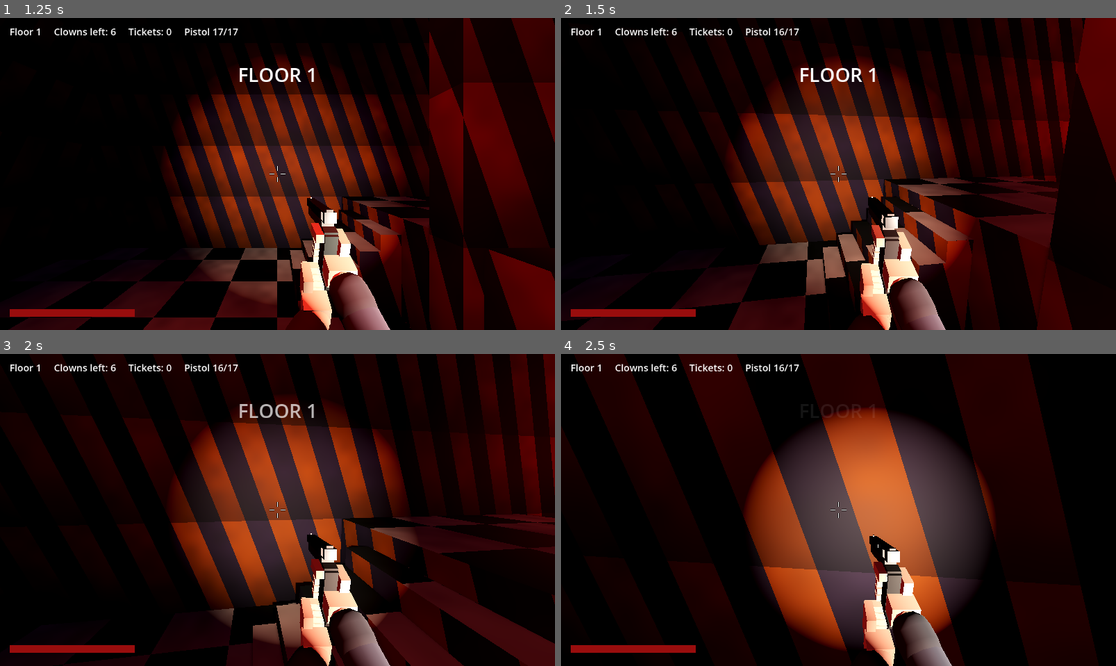
Above: before the commit, frames 1-4 (two rows, left to right).
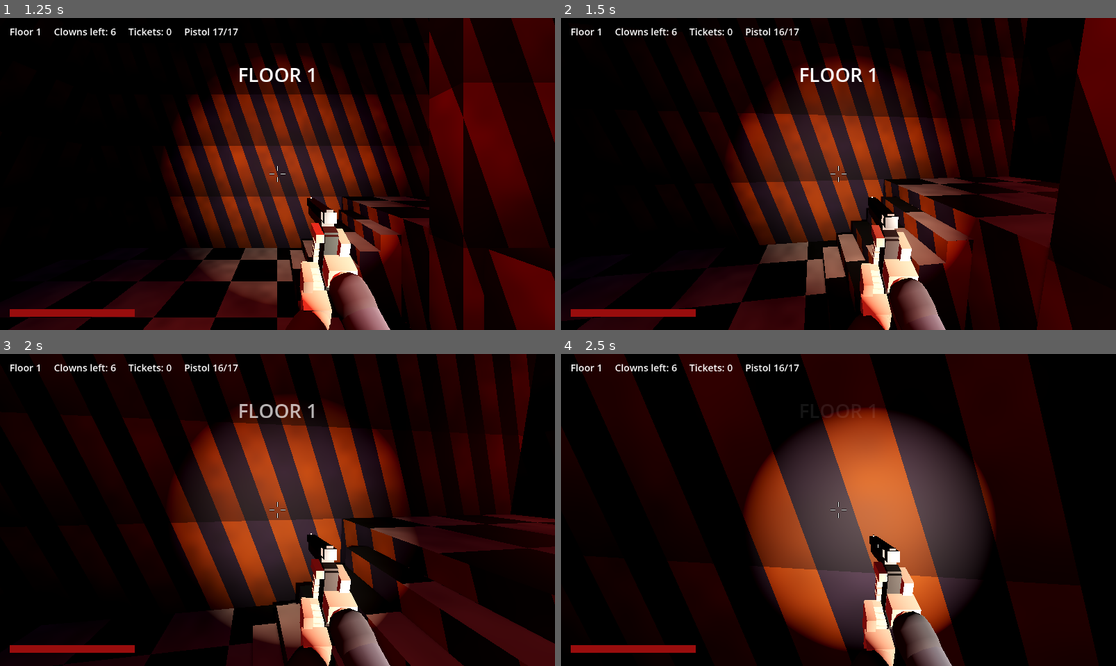
Above: after the commit, the same moments.

Repository: Accof/Jest-In-Pieces
Game: Godot game, scene res://scenes/game.tscn
Same seed, same stepped clock (60 frames per second), same inputs: the game is played once before the commit and once after it.
Inputs (mouse positions are in pixels of both pictures, inside the frame that each line leads up to):
- Up to frame 1 (1.25 s): click "START RUN [Enter]" at 0.5 s
- Up to frame 2 (1.5 s): tap Enter at 1.25, 1.35 s; move the mouse to (866, 174) at 1.27 s; hold W from 1.28 s (still down); click (866, 174) at 1.42 s
- Up to frame 3 (2 s): keep holding W; tap Space at 1.52 s
- Up to frame 4 (2.5 s): keep holding W; move the mouse to (810, 510) at 2.02 s; tap Keypad Enter at 2.1 s; tap Space at 2.27 s

Frame 1 is identical in both runs. In frame 2, 3.1% of the frame differs, in the area x 80-95%, y 0-53%; in frame 3, 1.9%; in frame 4, nothing differs.

Commit message:
Fix stacked staircases and add wall-slide deaths
- Maze: a cell now has at most one staircase leading up out of it. Two
  in one cell met in the middle and left nowhere to stand, trapping the
  player. Extra ones are walled off, or the far side is levelled if a
  wall would cut the maze in two.
- A clown shot from the front with a wall close behind is thrown back
  against it and slides down to a slump, leaving a blood smear down the
  wall from where its head and back drag.
- Maze check now fails if any cell has two staircases.

Co-Authored-By: Claude Opus 5.5 <noreply@anthropic.com>
Claude-Session: https://claude.ai/code/session_01G887uisKmon25i3LWazTe9

Diff:
--- a/scripts/clown/clown.gd
+++ b/scripts/clown/clown.gd
@@ -33,7 +33,7 @@
 
 ## Leave empty for a random fall each time, or name one to force it
 ## ("back", "back_flat", "stagger_flat", "sit", "spin", "side", "crumple", "knees",
-## "knees_flat", "knees_hang", "stumble" for headshots;
+## "knees_flat", "knees_hang", "stumble", "wall_slide" for headshots;
 ## "stagger", "blown_back", "double", "double_flat" for body shots).
 @export var force_variant := ""
 ## How hard non-lethal hits knock the clown about. 0 turns flinching off.
@@ -136,7 +136,12 @@
 func _die(info: Dictionary, zone: StringName) -> void:
 	dead = true
 	var profile: Dictionary
-	if info.get("heavy", false):
+	var wall_gap := _wall_behind(info.direction)
+	if force_variant == "wall_slide" and wall_gap < 0.0:
+		wall_gap = 0.5
+	if not info.get("heavy", false) and wall_gap >= 0.0 and (force_variant == "wall_slide" or (force_variant == "" and randf() < 0.8)):
+		profile = ClownRagdoll.profile_wall_slide(wall_gap)
+	elif info.get("heavy", false):
 		profile = ClownRagdoll.profile_heavy(force_variant == "heavy_flat" or (force_variant == "" and randf() < 0.45))
 	elif force_variant == "" and velocity.length() > 1.5 and randf() < 0.6:
 		profile = ClownRagdoll.profile_tumble()
@@ -285,6 +290,23 @@
 	return hand.global_position if hand else global_position + Vector3.UP * 1.3
 
 
+## Distance to a wall close behind the clown along the shot, or -1 if there is
+## none or the clown was not shot from the front.
+func _wall_behind(shot_dir: Vector3) -> float:
+	var back := Vector3(shot_dir.x, 0, shot_dir.z)
+	if back.length() < 0.01:
+		return -1.0
+	back = back.normalized()
+	if global_basis.z.dot(back) > -0.3:          # not facing the shooter
+		return -1.0
+	var from := global_position + Vector3.UP * 1.2
+	var q := PhysicsRayQueryParameters3D.create(from, from + back * 1.25, 1)
+	var hit := get_world_3d().direct_space_state.intersect_ray(q)
+	if hit.is_empty() or absf(hit.normal.y) > 0.3:
+		return -1.0
+	return from.distance_to(hit.position)
+
+
 static func _zone(bone: StringName) -> StringName:
 	var s := String(bone)
 	return StringName(s.trim_prefix("Left").trim_prefix("Right"))
--- a/scripts/clown/clown_gore.gd
+++ b/scripts/clown/clown_gore.gd
@@ -27,6 +27,7 @@
 var _spurts: Array = []         # {bone, local, dir, left, next}
 var _innards := {}              # region -> Node3D of exposed insides, shown once blown open
 var _gutted := false
+var _smear_last := {}           # bone -> last point smeared on a wall
 var _bleeding := false
 var _bleed_time := 0.0
 var _rng := RandomNumberGenerator.new()
@@ -338,6 +339,26 @@
 			Blood.mist(from, out, 0.5 + 0.1 * sp.left)
 	_spurts = _spurts.filter(func(sp: Dictionary) -> bool: return sp.left > 0)
 	var space := clown.get_world_3d().direct_space_state
+	# A bleeding body dragging its back down a wall leaves a smear behind it.
+	if _bleed_time < 8.0 and not _wound_pos.is_empty():
+		for bn: StringName in [&"Neck", &"Chest"]:
+			var sb: PhysicalBone3D = clown.ragdoll.bones.get(bn)
+			if sb == null:
+				continue
+			var back := -sb.global_basis.z
+			var sq := PhysicsRayQueryParameters3D.create(sb.global_position, sb.global_position + back * 0.34, LAYER_WORLD)
+			var wall := space.intersect_ray(sq)
+			if wall.is_empty() or absf(wall.normal.y) > 0.4:
+				_smear_last.erase(bn)
+				continue
+			if _smear_last.has(bn):
+				var moved: Vector3 = wall.position - _smear_last[bn]
+				if moved.length() < 0.1:
+					continue
+				Blood.spawn_decal(wall.position - moved * 0.5, wall.normal, _rng.randf_range(0.2, 0.3), "streak", moved, 1.0, clampf(moved.length() / 0.12, 1.0, 1.8))
+			else:
+				Blood.spawn_decal(wall.position, wall.normal, _rng.randf_range(0.3, 0.42), "impact")   # where it first hits
+			_smear_last[bn] = wall.position
 	var open := false
 	for b: Dictionary in _bleeds:
 		if b.pooled:
--- a/scripts/clown/clown_ragdoll.gd
+++ b/scripts/clown/clown_ragdoll.gd
@@ -408,6 +408,21 @@
 	}
 
 
+## Shot with a wall close behind: thrown back against it, then slides down it
+## to end slumped at the bottom. `gap` is how far away the wall is, in metres.
+static func profile_wall_slide(gap: float) -> Dictionary:
+	return {
+		support = [Vector2(0, 1), Vector2(0.3, 1), Vector2(0.6, 0.9), Vector2(2.1, 0.75), Vector2(2.6, 0)],
+		sink = [Vector2(0, 0), Vector2(0.4, 0), Vector2(0.7, 0.08), Vector2(2.2, 0.64)],
+		legs = [Vector2(0, 1), Vector2(0.3, 0.5), Vector2(0.6, 0.12), Vector2(2.6, 0)],
+		spine = [Vector2(0, 1), Vector2(0.6, 0.8), Vector2(2.2, 0.5), Vector2(3.0, 0.12), Vector2(3.6, 0)],
+		neck = [Vector2(0, 0), Vector2(0.05, 0), Vector2(0.15, 0.7), Vector2(0.45, 0.3), Vector2(1.2, 0.08), Vector2(2.4, 0)],
+		arms = [Vector2(0, 0.5), Vector2(0.3, 0.3), Vector2(0.8, 0.05), Vector2(1.4, 0)],
+		lean = [Vector2(0, 0), Vector2(0.3, -0.12), Vector2(2.2, -0.2)],
+		fold = 10.0, drift = maxf(gap - 0.3, 0.0), drift_time = 0.3, even = true,
+	}
+
+
 static func profile_tumble() -> Dictionary:
 	# Killed mid-stride: the legs fold under it and its own momentum throws it
 	# forward, which is what sends bodies rolling down stairs.
--- a/scripts/dev/test_game.gd
+++ b/scripts/dev/test_game.gd
@@ -14,6 +14,11 @@
 		var size := 5 + i % 5
 		m.generate(size, size, 1000 + i)
 		stair_total += m.stairs.size()
+		var seen_low := {}
+		for st: Dictionary in m.stairs:
+			if seen_low.has(st.low):
+				bad += 1                 # two staircases rising out of one cell
+			seen_low[st.low] = true
 		for z in m.d:
 			for x in m.w:
 				var c := Vector2i(x, z)
--- a/scripts/world/maze.gd
+++ b/scripts/world/maze.gd
@@ -100,49 +100,57 @@
 		links[_key(cells[1], cells[3])] = true
 		links[_key(cells[2], cells[3])] = true
 
-	# 4. Settle the heights: rooms are flat, and no open edge may step more than one level.
-	var changed := true
-	while changed:
-		changed = false
-		for cells: Array in rooms:
-			var low := MAX_LEVEL
-			for c: Vector2i in cells:
-				low = mini(low, level[idx(c)])
-			for c: Vector2i in cells:
-				if level[idx(c)] != low:
-					level[idx(c)] = low
-					changed = true
+	# 4. Settle the heights, then place a staircase on every open edge that
+	#    changes level. A cell only ever has ONE staircase leading up out of it:
+	#    two in one cell meet in the middle and leave nowhere to stand. Where a
+	#    cell would get a second, that edge is walled off, or, if that would cut
+	#    part of the maze off, the far side is brought down to the same level.
+	#    Lowering a cell can disturb its neighbours, so repeat until it all holds.
+	var settled := false
+	while not settled:
+		settled = true
+		var changed := true
+		while changed:
+			changed = false
+			for cells: Array in rooms:
+				var low := MAX_LEVEL
+				for c: Vector2i in cells:
+					low = mini(low, level[idx(c)])
+				for c: Vector2i in cells:
+					if level[idx(c)] != low:
+						level[idx(c)] = low
+						changed = true
+			for z in d:
+				for x in w:
+					var c := Vector2i(x, z)
+					for dir in DIRS:
+						var n := c + dir
+						if in_bounds(n) and linked(c, n) and level[idx(n)] > level[idx(c)] + 1:
+							level[idx(n)] = level[idx(c)] + 1
+							changed = true
+		stairs.clear()
 		for z in d:
+			if not settled:
+				break
 			for x in w:
 				var c := Vector2i(x, z)
+				var has_stair := false
 				for dir in DIRS:
 					var n := c + dir
-					if in_bounds(n) and linked(c, n) and level[idx(n)] > level[idx(c)] + 1:
-						level[idx(n)] = level[idx(c)] + 1
-						changed = true
-
-	# 5. Staircases on every open edge that changes level. A cell never gets
-	#    stairs on two neighbouring sides, which would run into each other.
-	for z in d:
-		for x in w:
-			var c := Vector2i(x, z)
-			var taken: Array[Vector2i] = []
-			for dir in DIRS:
-				var n := c + dir
-				if not in_bounds(n) or not linked(c, n) or level[idx(n)] != level[idx(c)] + 1:
-					continue
-				var clash := false
-				for t in taken:
-					if t != -dir:
-						clash = true
-				if clash:
+					if not in_bounds(n) or not linked(c, n) or level[idx(n)] != level[idx(c)] + 1:
+						continue
+					if not has_stair:
+						has_stair = true
+						stairs.append({low = c, high = n, dir = dir})
+						continue
 					links.erase(_key(c, n))
 					if not _all_reachable():
 						links[_key(c, n)] = true
-					else:
-						continue
-				taken.append(dir)
-				stairs.append({low = c, high = n, dir = dir})
+						level[idx(n)] = level[idx(c)]
+						settled = false
+						break
+				if not settled:
+					break
 
 	_stair_at.clear()
 	for s: Dictionary in stairs:
Not shown, added: scripts/player/view_model.gd.uid
